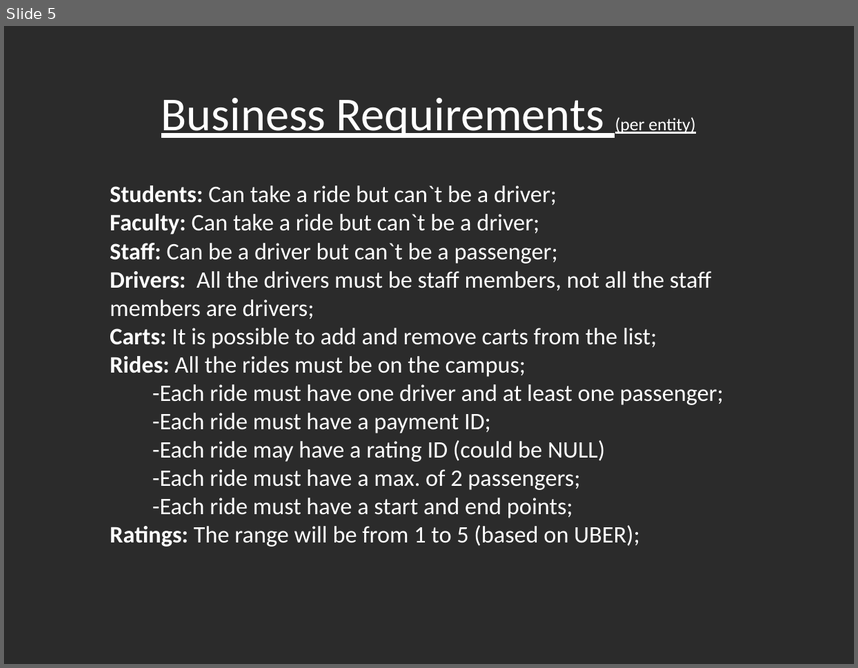
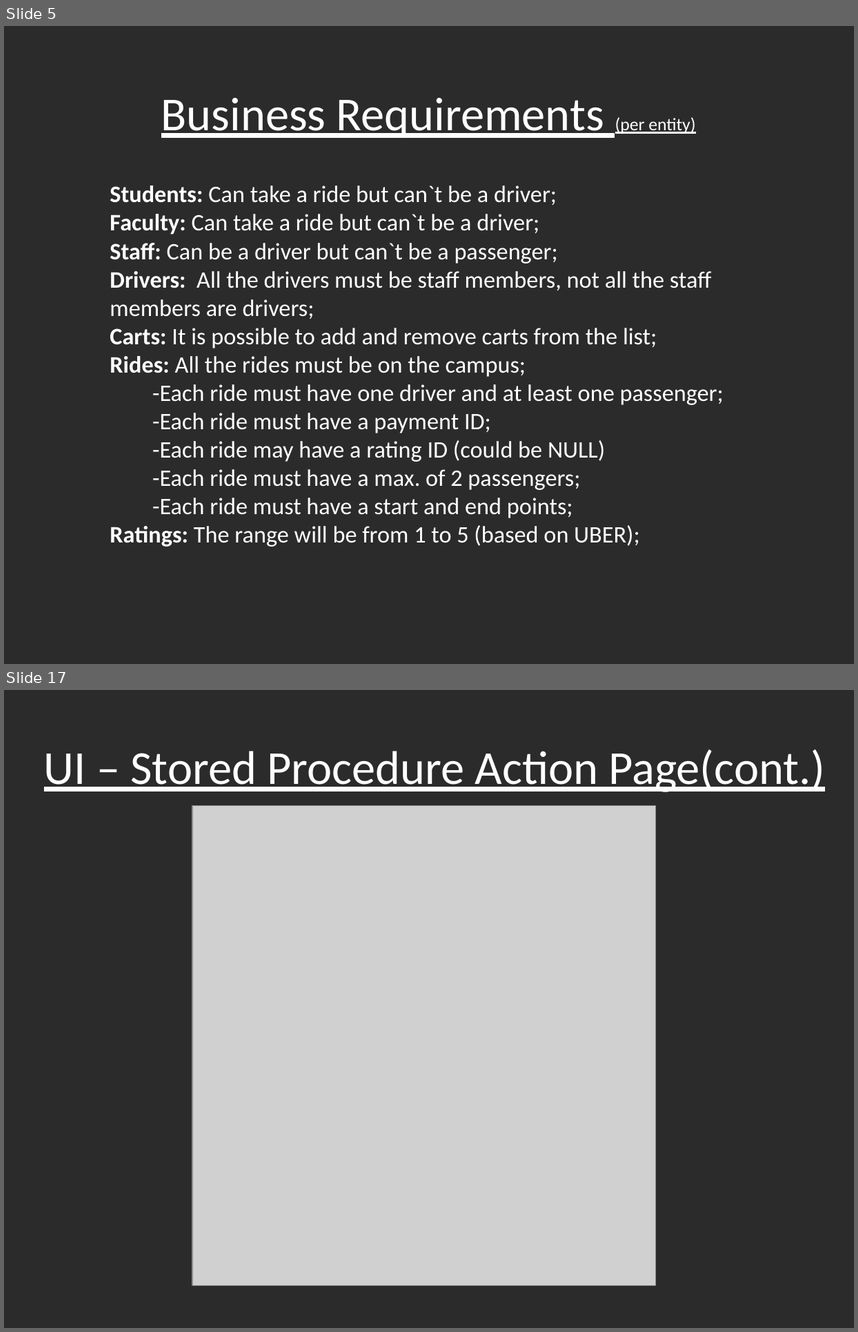
Before and after one commit to redsock88/itcs-6160-final-project, a slide deck: Project Documentation.pptx. Shown one above the other, each under a label of ours: slide 5 before the commit, slides 5 and 17 after it; the slides between them are not shown. The pictures are 858x668 and 858x1332 pixels, drawn with LibreOffice and Linux fonts; fonts in the diff are those of the drawing; grey boxes stand for pictures; background and template pictures are left out; a plain dark background stands for a picture behind light text. Boxes give left, top, right and bottom in pixels: in the first picture for what was removed or moved away, otherwise in the second. Text is boxed around its words. In the diff, an @@ line names an element or a change of style, - is before the commit and + after.

```diff
--- a/Project Documentation.pptx
+++ b/Project Documentation.pptx
@@ slide 17 added at (4, 690, 854, 1328), background picture (left out) @@
@@ text added at (44, 749, 825, 792), 40 pt, text #FFFFFF, underline @@
+UI – Stored Procedure Action Page(cont.)
@@ picture added at (193, 806, 656, 1285) @@
```
Also in this commit, not shown: 1 slide changed, 12 other slides added, 1 other file.
